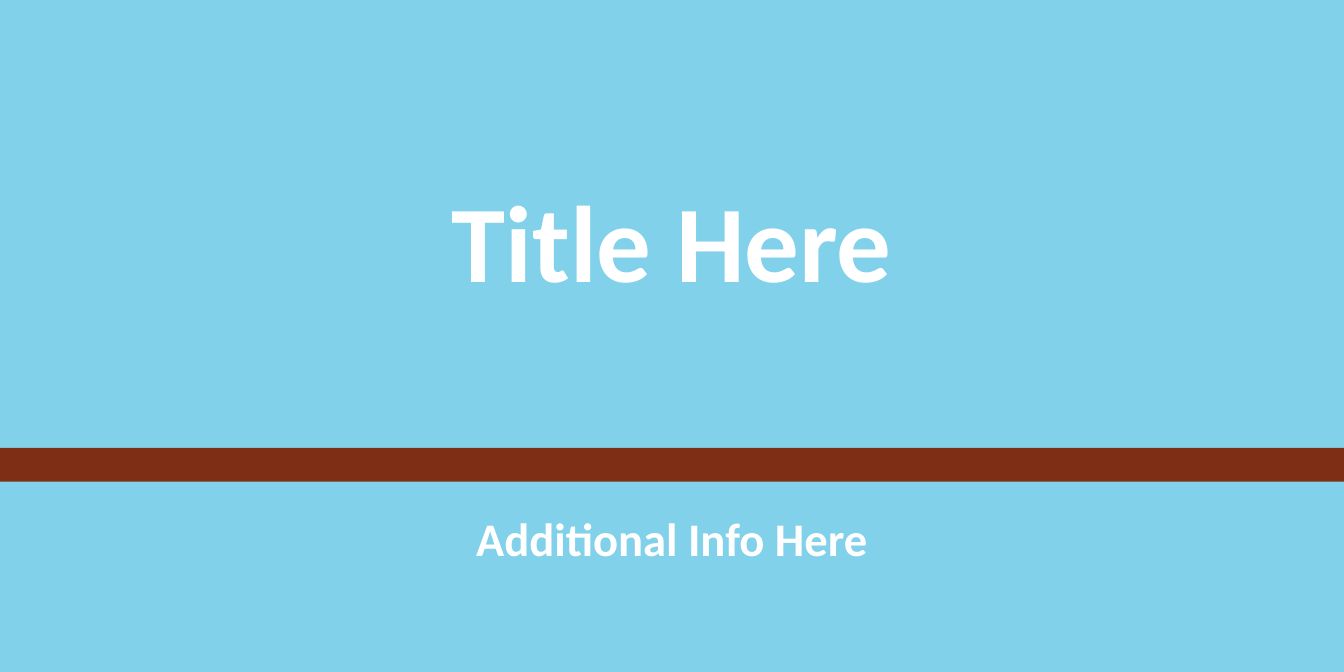
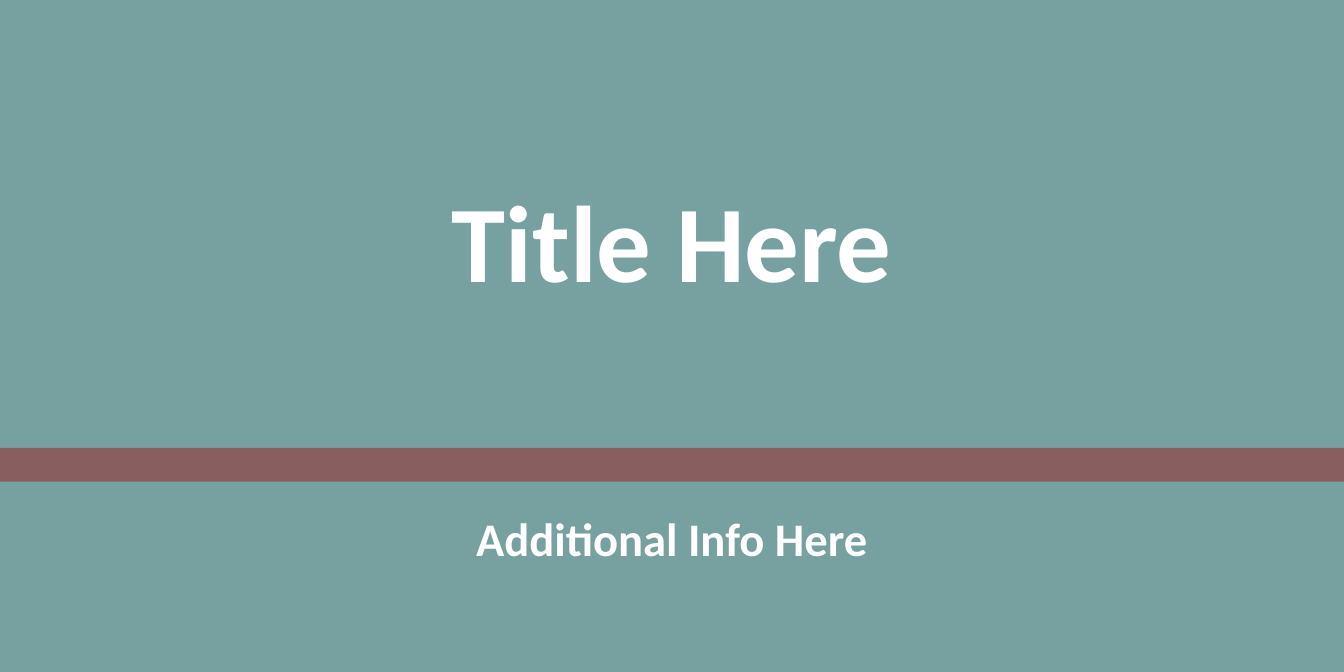
Before and after one commit to AlenaRogojina/arogojina_project, a slide deck: slide 1 of docs/prestemplate.pptx. Drawn at 1344x672 pixels with LibreOffice and Linux fonts; fonts in the diff are those of the drawing. Boxes give left, top, right and bottom in pixels: in the first picture for what was removed or moved away, otherwise in the second. Text is boxed around its words. In the diff, an @@ line names an element or a change of style, - is before the commit and + after.

Commit message:
Created presentation template, changed starting value of color variables to none.

```diff
--- a/docs/prestemplate.pptx
+++ b/docs/prestemplate.pptx
@@ background #82D1EB to #77A0A1 @@
@@ rectangle at <box>0,448,1344,482</box>: fill #7D2E14 to #885F5E @@
```
Also in this commit, not shown: 1 other slide changed, 4 other files.
